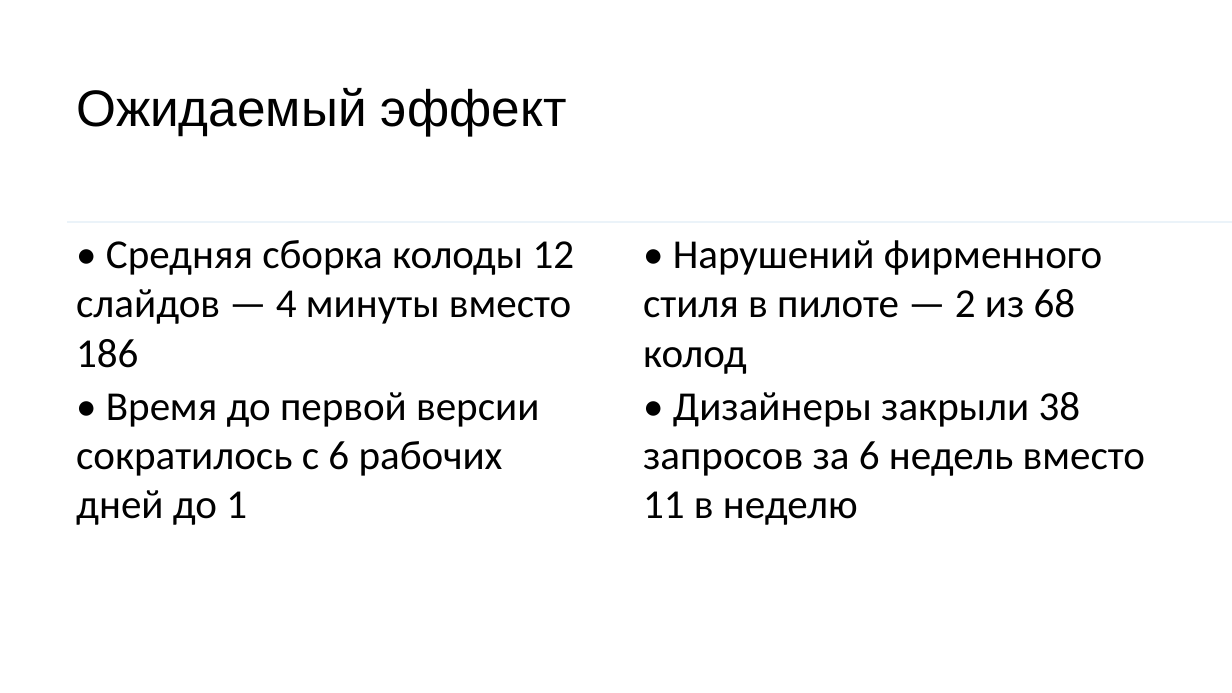
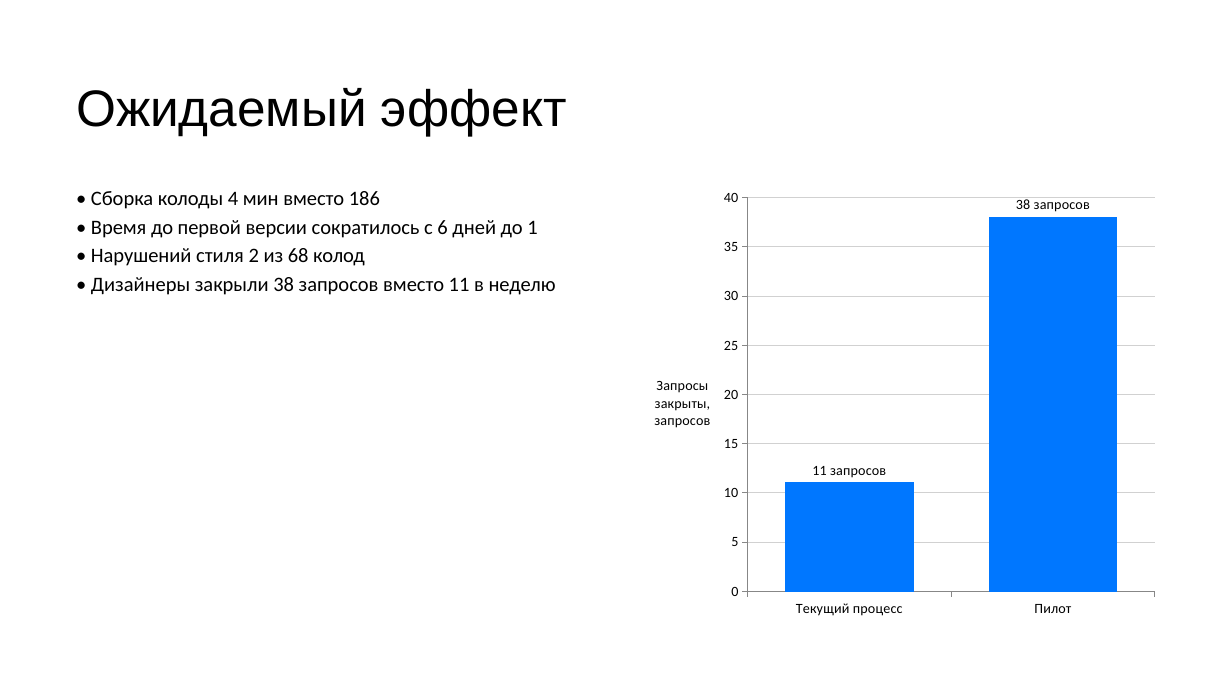
Before and after one commit to DiFoxenGit/-VKTechHackathon, a slide deck: slide 4 of samples/Шаблон_презентации_VK_Education__split.pptx. Drawn at 1232x693 pixels with LibreOffice and Linux fonts; fonts in the diff are those of the drawing. Boxes give left, top, right and bottom in pixels: in the first picture for what was removed or moved away, otherwise in the second. Text is boxed around its words. In the diff, an @@ line names an element or a change of style, - is before the commit and + after.

```diff
--- a/samples/Шаблон_презентации_VK_Education__split.pptx
+++ b/samples/Шаблон_презентации_VK_Education__split.pptx
@@ text at [91, 191, 556, 295]: text changed; size 32 to 16 pt @@
-• Средняя сборка колоды 12 слайдов — 4 минуты вместо 186
-• Время до первой версии сократилось с 6 рабочих дней до 1
+• Сборка колоды 4 мин вместо 186
+• Время до первой версии сократилось с 6 дней до 1
+• Нарушений стиля 2 из 68 колод
+• Дизайнеры закрыли 38 запросов вместо 11 в неделю
@@ column chart added at [636, 180, 1166, 627] @@
+categories: Текущий процесс, Пилот
+Series 1: 11, 38
@@ line removed from (1232, 223) to (67, 223) @@
@@ text removed at [643, 240, 1145, 525] @@
-• Нарушений фирменного стиля в пилоте — 2 из 68 колод
-• Дизайнеры закрыли 38 запросов за 6 недель вместо 11 в неделю
```
Also in this commit, not shown: 3 other slides changed, 8 slides added, 6 slides removed, 21 other files.
